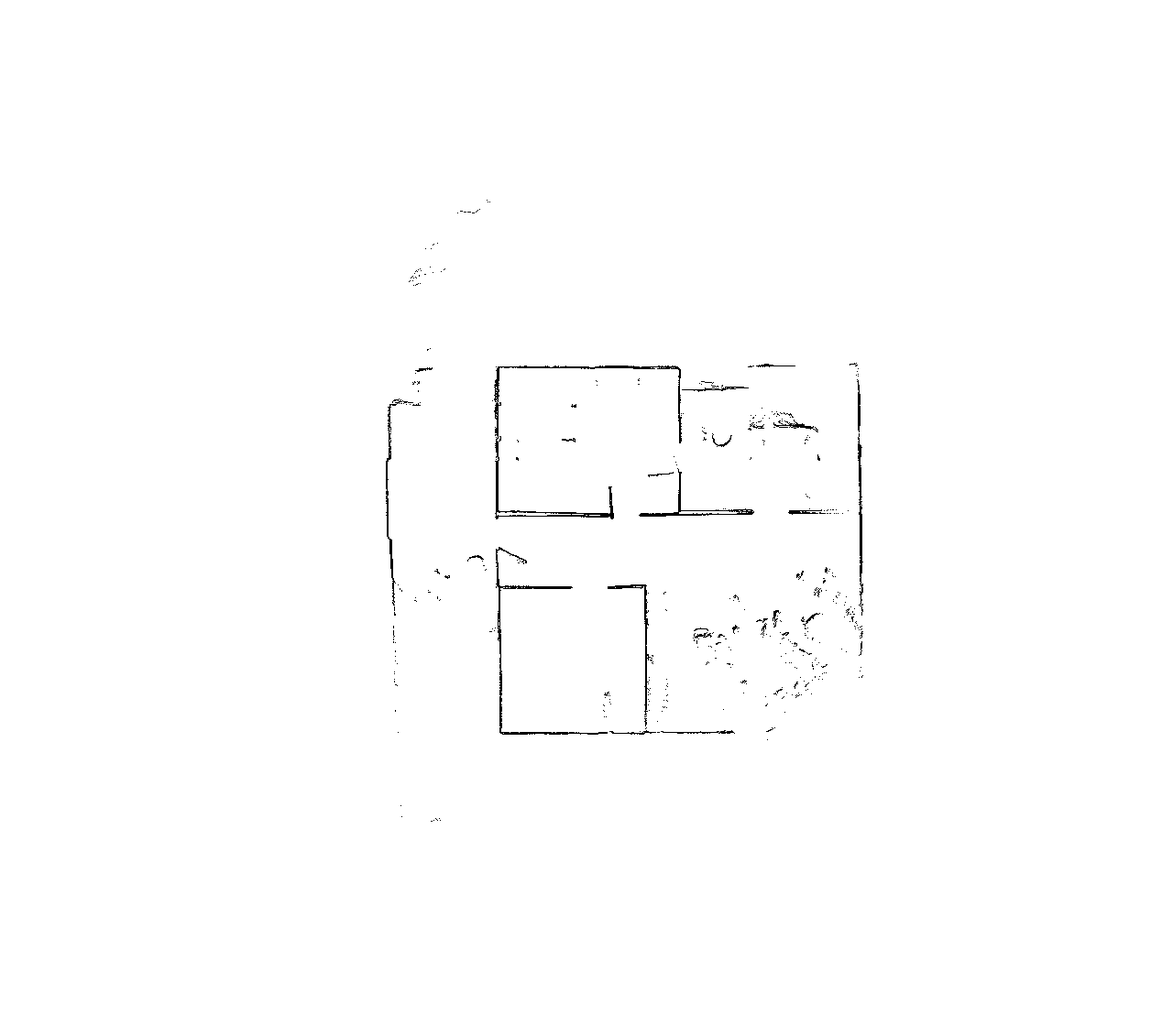
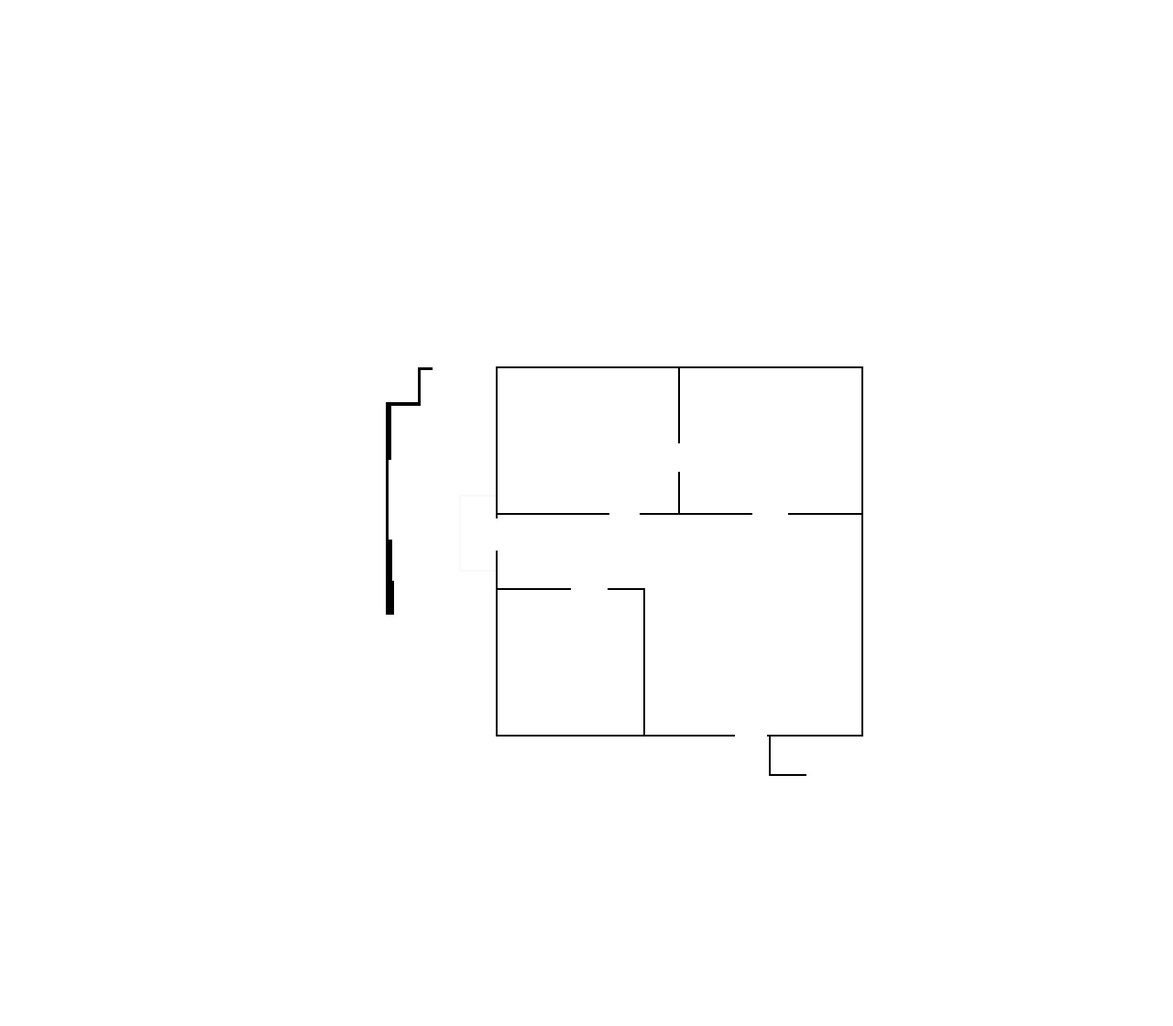
Layer changes from the first 1173×1026 image to the second:
added layer "small bounds" above "heightmap.pgm" over [459, 494, 496, 572]
renamed "Background" to "heightmap.pgm", painted on it over [385, 199, 864, 822]
